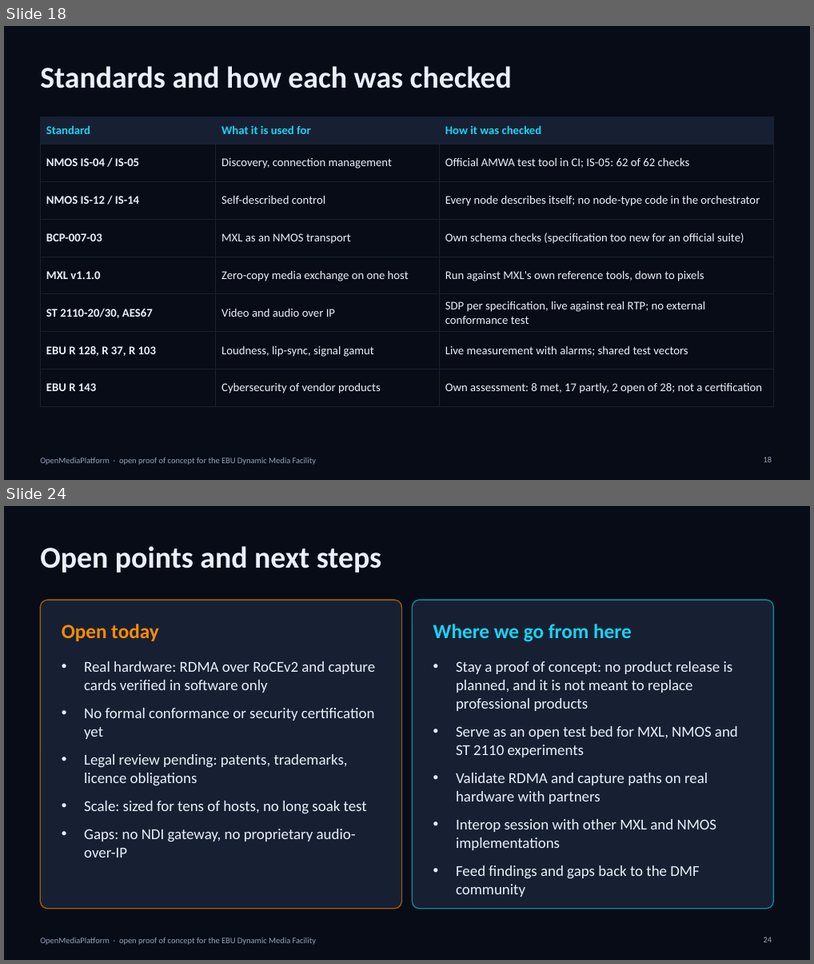
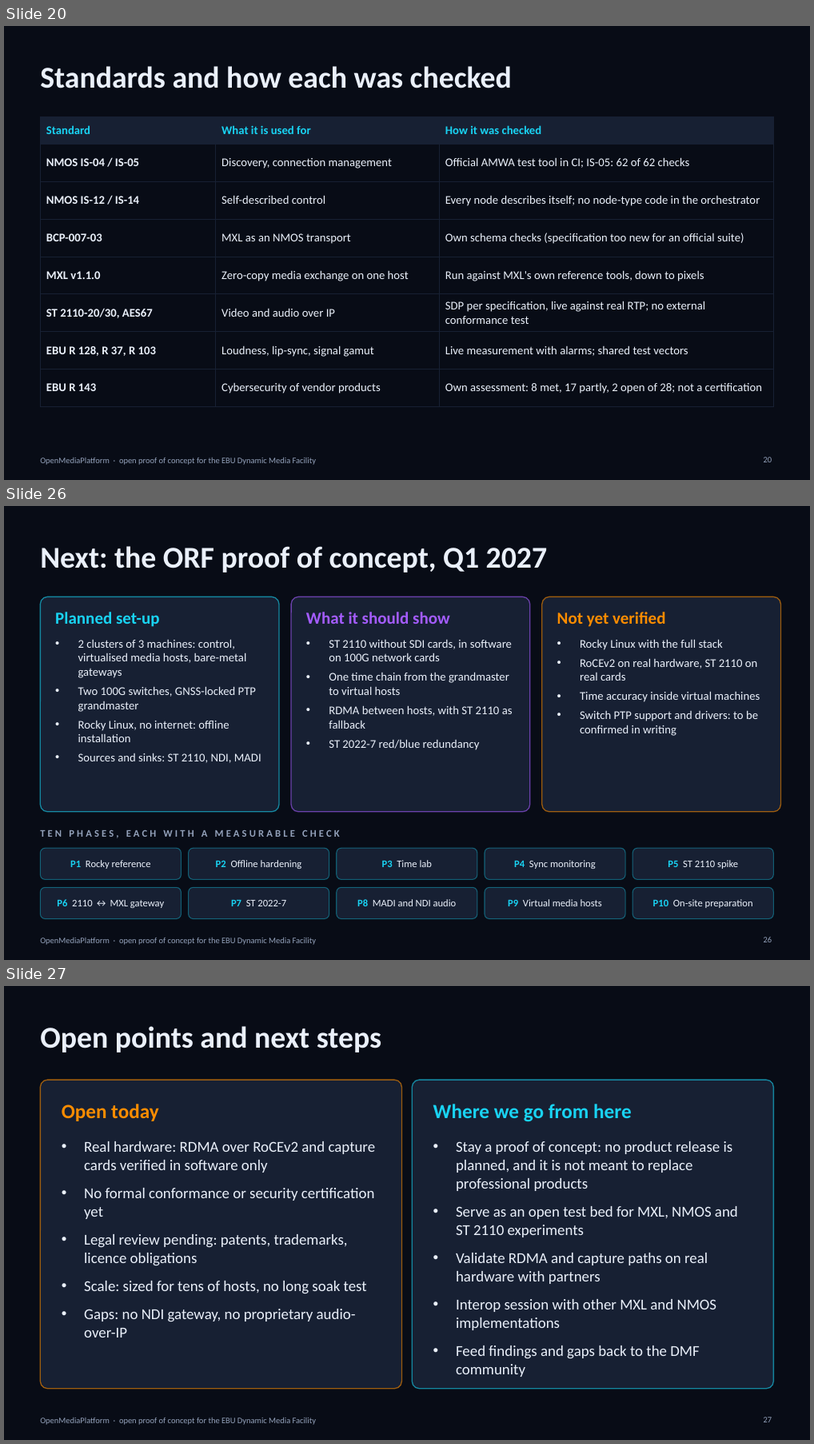
Before and after one commit to infantilo/open-media-platform, a slide deck: docs/ebu-diagrams/OMP-EBU-Presentation.pptx. Shown one above the other, each under a label of ours: slides 18 and 24 before the commit, slides 20, 26 and 27 after it; the slides between them are not shown. The pictures are 814x964 and 814x1444 pixels, drawn with LibreOffice and Linux fonts; fonts in the diff are those of the drawing. Boxes give left, top, right and bottom in pixels: in the first picture for what was removed or moved away, otherwise in the second. Text is boxed around its words. In the diff, an @@ line names an element or a change of style, - is before the commit and + after.

```diff
--- a/docs/ebu-diagrams/OMP-EBU-Presentation.pptx
+++ b/docs/ebu-diagrams/OMP-EBU-Presentation.pptx
@@ slide 26 added at box(4, 506, 810, 960), background #080C16; not listed: 1 template element that a slide beside it also shows @@
@@ title added at box(40, 546, 548, 572), 36 pt, text #EAF0FA, bold @@
+Next: the ORF proof of concept, Q1 2027
@@ rounded rectangle added at box(40, 596, 279, 812), fill #172033, outline #19D3F3 1.25 pt @@
@@ rounded rectangle added at box(291, 596, 530, 812), fill #172033, outline #A45CFF 1.25 pt @@
@@ rounded rectangle added at box(542, 596, 782, 812), fill #172033, outline #FB8C00 1.25 pt @@
@@ text added at box(55, 612, 160, 627), 20 pt, text #19D3F3, bold @@
+Planned set-up
@@ text added at box(306, 612, 450, 624), 20 pt, text #A45CFF, bold @@
+What it should show
@@ text added at box(558, 612, 666, 627), 20 pt, text #FB8C00, bold @@
+Not yet verified
@@ text added at box(78, 639, 262, 763), 14 pt, text #EAF0FA @@
+• 2 clusters of 3 machines: control, virtualised media hosts, bare-metal gateways
+• Two 100G switches, GNSS-locked PTP grandmaster
+• Rocky Linux, no internet: offline installation
+• Sources and sinks: ST 2110, NDI, MADI
@@ text added at box(329, 640, 513, 750), 14 pt, text #EAF0FA @@
+• ST 2110 without SDI cards, in software on 100G network cards
+• One time chain from the grandmaster to virtual hosts
+• RDMA between hosts, with ST 2110 as fallback
+• ST 2022-7 red/blue redundancy
@@ text added at box(580, 639, 760, 736), 14 pt, text #EAF0FA @@
+• Rocky Linux with the full stack
+• RoCEv2 on real hardware, ST 2110 on real cards
+• Time accuracy inside virtual machines
+• Switch PTP support and drivers: to be confirmed in writing
@@ text added at box(40, 830, 340, 838), 12 pt, text #93A1BA, bold @@
+TEN PHASES, EACH WITH A MEASURABLE CHECK
@@ rounded rectangle added at box(40, 848, 182, 880), fill #172033, outline #19D3F3 1 pt @@
@@ text added at box(70, 860, 151, 868), 12 pt, text #EAF0FA @@
+P1 Rocky reference
@@ rounded rectangle added at box(189, 848, 330, 880), fill #172033, outline #19D3F3 1 pt @@
@@ text added at box(216, 860, 302, 868), 12 pt, text #EAF0FA @@
+P2 Offline hardening
@@ rounded rectangle added at box(337, 848, 478, 880), fill #172033, outline #19D3F3 1 pt @@
@@ text added at box(382, 860, 433, 867), 12 pt, text #EAF0FA @@
+P3 Time lab
@@ rounded rectangle added at box(485, 848, 626, 880), fill #172033, outline #19D3F3 1 pt @@
@@ text added at box(514, 860, 596, 868), 12 pt, text #EAF0FA @@
+P4 Sync monitoring
@@ rounded rectangle added at box(633, 848, 774, 880), fill #172033, outline #19D3F3 1 pt @@
@@ text added at box(668, 860, 738, 868), 12 pt, text #EAF0FA @@
+P5 ST 2110 spike
@@ rounded rectangle added at box(40, 887, 182, 919), fill #172033, outline #19D3F3 1 pt @@
@@ rounded rectangle added at box(189, 887, 330, 919), fill #172033, outline #19D3F3 1 pt @@
@@ rounded rectangle added at box(337, 887, 478, 919), fill #172033, outline #19D3F3 1 pt @@
@@ rounded rectangle added at box(485, 887, 626, 919), fill #172033, outline #19D3F3 1 pt @@
@@ rounded rectangle added at box(633, 887, 774, 919), fill #172033, outline #19D3F3 1 pt @@
@@ text added at box(57, 899, 164, 908), 12 pt, text #EAF0FA @@
+P6 2110 ↔ MXL gateway
@@ text added at box(231, 900, 286, 906), 12 pt, text #EAF0FA @@
+P7 ST 2022-7
@@ text added at box(358, 899, 457, 906), 12 pt, text #EAF0FA @@
+P8 MADI and NDI audio
@@ text added at box(508, 899, 602, 906), 12 pt, text #EAF0FA @@
+P9 Virtual media hosts
@@ text added at box(654, 899, 754, 908), 12 pt, text #EAF0FA @@
+P10 On-site preparation
@@ page number added at box(764, 936, 773, 942), 10 pt, text #93A1BA @@
+26
@@ what was slide 18 is now slide 20 @@
@@ what was slide 24 is now slide 27 @@
@@ page number at box(764, 1416, 773, 1422): text changed @@
-24
+27
```
Also in this commit, not shown: 3 other slides added, 1 slide removed, 1 other file.
